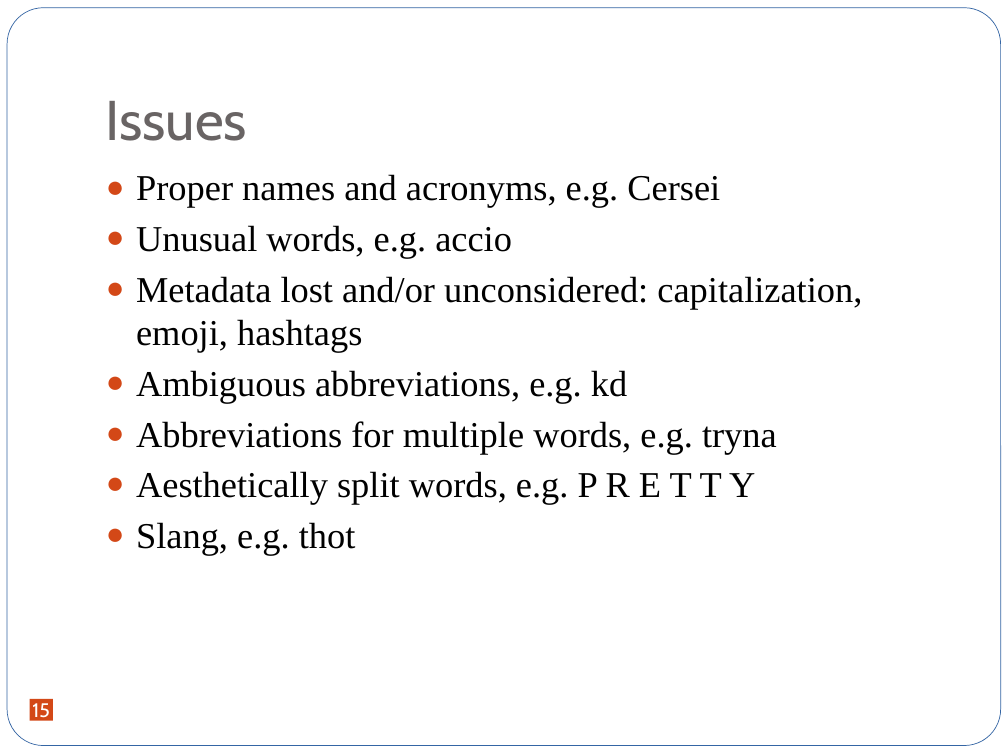
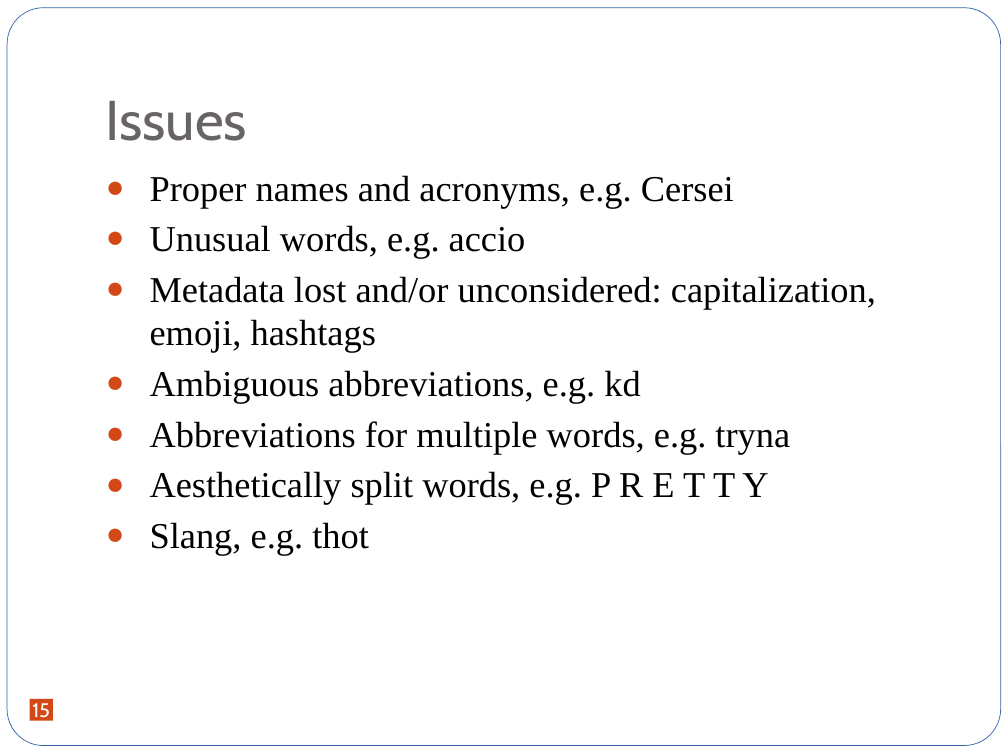
Before and after one commit to jxjzhang/CS246, a slide deck: slide 15 of Tweets purification.pptx. Drawn at 1008x756 pixels with LibreOffice and Linux fonts; fonts in the diff are those of the drawing. Boxes give left, top, right and bottom in pixels: in the first picture for what was removed or moved away, otherwise in the second. Text is boxed around its words. In the diff, an @@ line names an element or a change of style, - is before the commit and + after.

```diff
--- a/Tweets purification.pptx
+++ b/Tweets purification.pptx
@@ text "Proper names and acronyms, e.g. ..." at (150, 175, 876, 555): indent changed @@
```
Also in this commit, not shown: 11 other slides changed.
